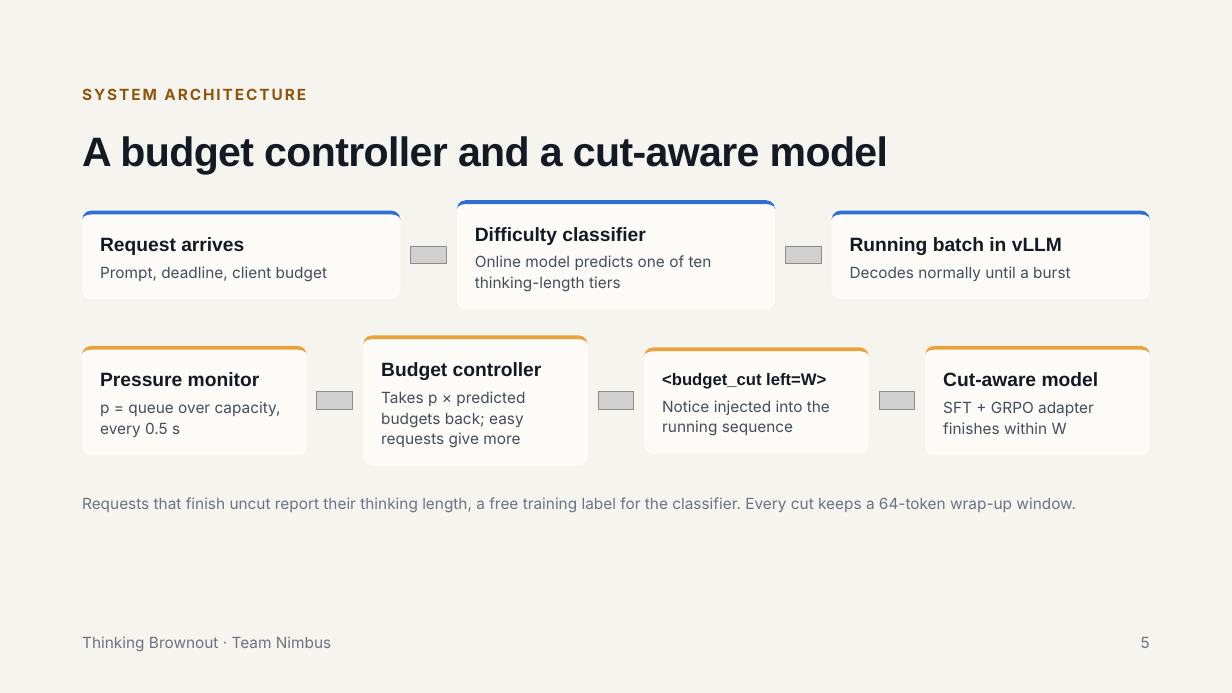
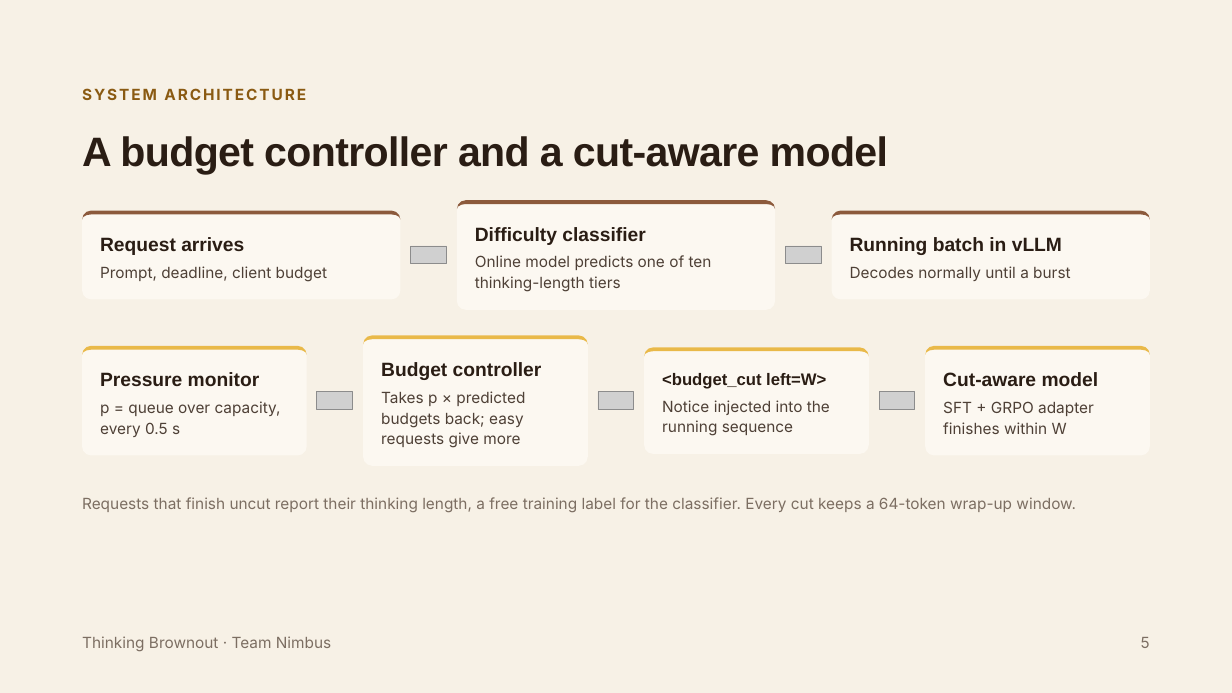
Before and after one commit to pyangyu/team1_nimbus_copy, a slide deck: slide 5 of Symposium Slides.pptx. Drawn at 1232x693 pixels with LibreOffice and Linux fonts; fonts in the diff are those of the drawing; grey boxes stand for pictures. Boxes give left, top, right and bottom in pixels: in the first picture for what was removed or moved away, otherwise in the second. Text is boxed around its words. In the diff, an @@ line names an element or a change of style, - is before the commit and + after.

```diff
--- a/Symposium Slides.pptx
+++ b/Symposium Slides.pptx
@@ background #F6F4EF to #F7F1E6 @@
@@ fill #2F6FD0 to #8C5A3C in 3 elements at <box>82,211,400,299</box>, <box>457,201,775,311</box>, <box>832,211,1150,299</box> @@
@@ fill #FCFBF8 to #FCF8F1 in 7 elements at <box>82,211,400,299</box>, <box>457,201,775,311</box>, <box>832,211,1150,299</box>, <box>82,346,307,456</box>, <box>363,335,588,466</box>, <box>644,348,869,454</box>, <box>925,346,1150,456</box> @@
@@ fill #E8A33D to #E9B949 in 4 elements at <box>82,346,307,456</box>, <box>363,335,588,466</box>, <box>644,348,869,454</box>, <box>925,346,1150,456</box> @@
@@ text colour #141A24 to #2A1D14 in 8 elements at <box>82,136,888,174</box>, <box>100,237,244,255</box>, <box>475,227,645,245</box>, <box>850,237,1062,255</box>, <box>100,372,260,386</box>, <box>381,362,542,380</box>, <box>662,373,826,389</box>, <box>943,372,1099,386</box> @@
@@ text colour #444D5B to #4E4036 in 7 elements at <box>100,266,327,282</box>, <box>475,255,712,292</box>, <box>850,266,1070,281</box>, <box>100,401,281,437</box>, <box>381,391,525,448</box>, <box>662,400,830,436</box>, <box>943,401,1094,434</box> @@
@@ text colour #6B7380 to #7C6E62 in 3 elements at <box>82,497,1076,512</box>, <box>82,636,331,651</box>, <box>1141,637,1150,648</box> @@
```
Also in this commit, not shown: 4 other slides changed, 2 slides added, 2 slides removed.
